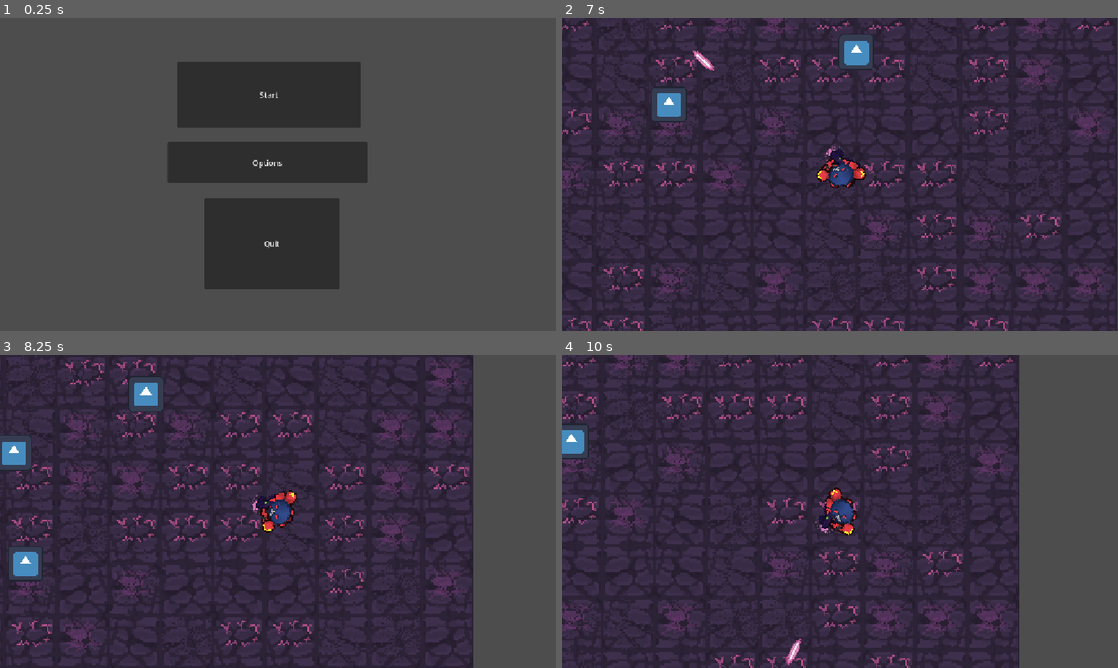
Above: before the commit, frames 1-4 (two rows, left to right).
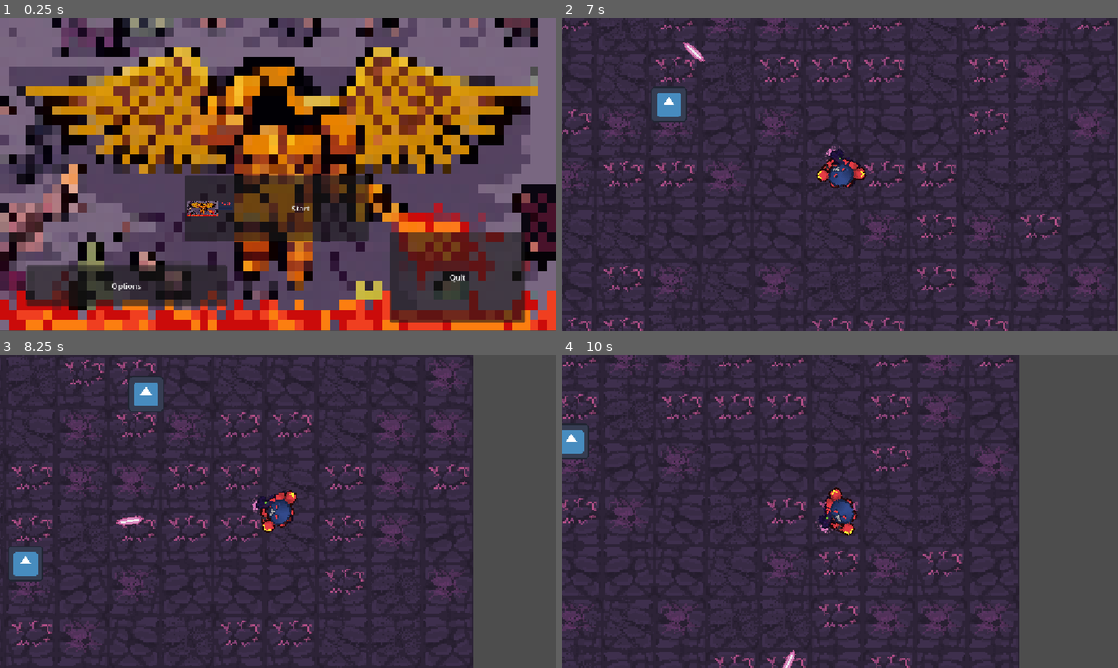
Above: after the commit, the same moments.

Repository: jalqau/Kingowen
Game: Godot game, scene res://scenes/main_menu.tscn
Same seed, same stepped clock (60 frames per second), same inputs: the game is played once before the commit and once after it. The engine's default icon, where the game draws it, is replaced by a stand-in: a white triangle on a blue panel in a dark square.
Inputs (mouse positions are in pixels of both pictures, inside the frame that each line leads up to):
- Up to frame 1 (0.25 s): no input
- Up to frame 2 (7 s): click "Start" at 0.5 s; tap Enter at 1.25 s; move the mouse to (962, 158) at 1.27 s; hold D (move_right) 1.28-2.03 s; click (962, 158) at 1.35 s; move the mouse to (728, 190) at 2.02 s; hold S (move_down) 2.03-2.78 s; click (728, 190) at 2.1 s; move the mouse to (895, 105) at 2.77 s; hold D (move_right) 2.78-3.53 s; tap 1 (weapon_1) at 2.85, 5.85 s; click (895, 105) at 3.05 s; move the mouse to (812, 237) at 3.52 s; hold W (move_up) 3.53-4.28 s; tap 2 (weapon_2) at 3.6, 6.6 s; click (812, 237) at 3.8 s; move the mouse to (1006, 221) at 4.27 s; hold A (move_left) 4.28-5.78 s; click (1006, 221) at 4.35 s; move the mouse to (673, 127) at 5.02 s; click (673, 127) at 5.1 s; move the mouse to (867, 174) at 5.77 s; hold S (move_down) 5.78-6.53 s; click (867, 174) at 6.05 s; move the mouse to (756, 96) at 6.52 s; hold D (move_right) from 6.53 s (still down); click (756, 96) at 6.8 s
- Up to frame 3 (8.25 s): move the mouse to (400, 495) at 7.27 s; release D (move_right) at 7.28 s; hold W (move_up) 7.28-8.03 s; click (400, 495) at 7.35 s; move the mouse to (166, 527) at 8.02 s; hold D (move_right) from 8.03 s (still down); click (166, 527) at 8.1 s
- Up to frame 4 (10 s): move the mouse to (895, 442) at 8.77 s; release D (move_right) at 8.78 s; hold S (move_down) 8.78-9.53 s; tap 1 (weapon_1) at 8.85 s; click (895, 442) at 9.05 s; move the mouse to (812, 574) at 9.52 s; hold A (move_left) from 9.53 s (still down); tap 2 (weapon_2) at 9.6 s; click (812, 574) at 9.8 s

The runs differ from the first frame. In frame 1, 78% of the frame differs, in the area x 0-100%, y 0-100%; in frame 2, 0.7%; in frame 3, 0.5%; in frame 4, 0.1%.

Commit message:
баги исправил

Diff:
--- a/components/bullet.gd
+++ b/components/bullet.gd
@@ -16,7 +16,7 @@
 	global_position=pos
 	global_rotation=rota
 
-func _physics_process(delta: float) -> void:
+func _physics_process(_ыdelta: float) -> void:
 	velocity = Vector2.RIGHT.rotated(dir) * speed
 	move_and_slide()
 
--- a/components/firearm.gd
+++ b/components/firearm.gd
@@ -3,9 +3,11 @@
 
 @export var bullet_scene: PackedScene
 @onready var muzzle: Marker2D = $Muzzle
+@onready var sound: AudioStreamPlayer2D = $Sound
 
 func attack() -> void:
 	print("fire")
+	sound.play()
 
 	var bullet = bullet_scene.instantiate()
 
--- a/components/weapon.gd
+++ b/components/weapon.gd
@@ -11,7 +11,7 @@
 
 func _on_hitbox_component_area_entered(area: Area2D) -> void:
 	if area is HitboxComponent:
-		var hitbox : HitboxComponent = area
+		var _hitbox : HitboxComponent = area
 
 		var hit_data = Attack.new()
 		hit_data.attack_damage = attack_damage
--- a/enemy/dummy.tscn
+++ b/enemy/dummy.tscn
@@ -15,7 +15,7 @@
 texture = ExtResource("1_6m2ry")
 
 [node name="HealthComponent" parent="." unique_id=2135486099 instance=ExtResource("2_w4gkx")]
-MAX_HEALTH = 20.0
+MAX_HEALTH = 10.0
 
 [node name="HitboxComponent" parent="." unique_id=493860781 node_paths=PackedStringArray("health_component") instance=ExtResource("3_fva3d")]
 collision_layer = 2
--- a/player/player.gd
+++ b/player/player.gd
@@ -43,7 +43,7 @@
 	state = PlayerState.IDLE
 
 
-func _physics_process(delta: float) -> void:
+func _physics_process(_delta: float) -> void:
 	move()
 	handle_weapon_switch()
 	process_animation()
--- a/player/player.tscn
+++ b/player/player.tscn
@@ -3,10 +3,10 @@
 [ext_resource type="Script" uid="uid://bs1v5088easgk" path="res://player/player.gd" id="1_oul6g"]
 [ext_resource type="Script" uid="uid://cq4femnbq1038" path="res://scenes/hitbox_component.gd" id="3_g1dw6"]
 [ext_resource type="Texture2D" uid="uid://divwog21i6yo1" path="res://sprites/player-neo (3).png" id="3_g6k8r"]
-[ext_resource type="Script" uid="uid://xtx7jvj3h2yv" path="res://scenes/health_component.gd" id="3_yw30f"]
 [ext_resource type="Texture2D" uid="uid://c5v1ooabmmrrg" path="res://sprites/player-neo.png" id="4_dqkch"]
 [ext_resource type="PackedScene" uid="uid://dp0p3bufyb4b7" path="res://weapons/firearm/laser_gun.tscn" id="5_boad6"]
 [ext_resource type="PackedScene" uid="uid://djxe6jqr1xdgi" path="res://weapons/melee_weapon/sword.tscn" id="5_qlg0r"]
+[ext_resource type="PackedScene" uid="uid://dmh14whvcbahq" path="res://scenes/health_component.tscn" id="7_boad6"]
 
 [sub_resource type="AtlasTexture" id="AtlasTexture_d2wvv"]
 atlas = ExtResource("4_dqkch")
@@ -169,5 +169,4 @@
 shape = SubResource("RectangleShape2D_vu0qy")
 debug_color = Color(0.99742216, 0, 0.17616406, 0.41960785)
 
-[node name="HealthComponent" type="Node2D" parent="." unique_id=1344405089]
-script = ExtResource("3_yw30f")
+[node name="HealthComponent" parent="." unique_id=2135486099 instance=ExtResource("7_boad6")]
--- a/scenes/health_component.gd
+++ b/scenes/health_component.gd
@@ -2,6 +2,7 @@
 class_name HealthComponent
 
 @export var MAX_HEALTH := 100.0
+@onready var sound: AudioStreamPlayer2D = $Sound
 var health : float
 
 func _ready() -> void:
@@ -9,6 +10,7 @@
 
 func damage(attack: Attack):
 	health -= attack.attack_damage
+	sound.play()
 
 	if health <= 0 :
 		get_parent().queue_free()
--- a/scenes/health_component.tscn
+++ b/scenes/health_component.tscn
@@ -1,6 +1,10 @@
 [gd_scene format=3 uid="uid://dmh14whvcbahq"]
 
 [ext_resource type="Script" uid="uid://xtx7jvj3h2yv" path="res://scenes/health_component.gd" id="1_a1tyf"]
+[ext_resource type="AudioStream" uid="uid://cbequ526hkqgl" path="res://sounds/hitHurt.wav" id="2_q21hc"]
 
 [node name="HealthComponent" type="Node2D" unique_id=2135486099]
 script = ExtResource("1_a1tyf")
+
+[node name="Sound" type="AudioStreamPlayer2D" parent="." unique_id=145108855]
+stream = ExtResource("2_q21hc")
--- a/scenes/main_menu.tscn
+++ b/scenes/main_menu.tscn
@@ -1,9 +1,15 @@
 [gd_scene format=3 uid="uid://hmfqn6opgnya"]
 
 [ext_resource type="Script" uid="uid://b0loj817vq03j" path="res://scenes/main_menu.gd" id="1_l6cm7"]
+[ext_resource type="Texture2D" uid="uid://cpng5smplof1o" path="res://sprites/menu.png" id="2_ekxnf"]
 
 [node name="Main menu" type="Node2D" unique_id=1382680348]
 script = ExtResource("1_l6cm7")
+
+[node name="Menu" type="Sprite2D" parent="." unique_id=439151857]
+position = Vector2(863.5, 322.5)
+scale = Vector2(17.98958, 20.15625)
+texture = ExtResource("2_ekxnf")
 
 [node name="Button_manager" type="Control" parent="." unique_id=246705956]
 layout_mode = 3
@@ -13,26 +19,27 @@
 
 [node name="Start" type="Button" parent="Button_manager" unique_id=1054419122]
 layout_mode = 0
-offset_left = 367.0
-offset_top = 91.0
-offset_right = 748.0
-offset_bottom = 227.0
+offset_left = 383.0
+offset_top = 326.0
+offset_right = 764.0
+offset_bottom = 462.0
 text = "Start"
+icon = ExtResource("2_ekxnf")
 
 [node name="Options" type="Button" parent="Button_manager" unique_id=154791937]
 layout_mode = 0
-offset_left = 347.0
-offset_top = 257.0
-offset_right = 762.0
-offset_bottom = 342.0
+offset_left = 55.0
+offset_top = 512.0
+offset_right = 470.0
+offset_bottom = 597.0
 text = "Options"
 
 [node name="Quit" type="Button" parent="Button_manager" unique_id=1505871518]
 layout_mode = 0
-offset_left = 423.0
-offset_top = 373.0
-offset_right = 703.40674
-offset_bottom = 561.0
+offset_left = 808.0
+offset_top = 443.0
+offset_right = 1088.4067
+offset_bottom = 631.0
 text = "Quit"
 
 [connection signal="pressed" from="Button_manager/Start" to="." method="_on_start_pressed"]
--- a/test/test.tscn
+++ b/test/test.tscn
@@ -8,11 +8,11 @@
 
 [node name="Level1" parent="." unique_id=1348367504 instance=ExtResource("1_8a8pi")]
 
+[node name="dummy" parent="Level1" unique_id=1815737284 instance=ExtResource("2_65205")]
+position = Vector2(64, 0)
+
 [node name="dummy2" parent="Level1" unique_id=363651682 instance=ExtResource("2_65205")]
 position = Vector2(23, -72)
-
-[node name="dummy" parent="Level1" unique_id=1815737284 instance=ExtResource("2_65205")]
-position = Vector2(64, 0)
 
 [node name="dummy3" parent="Level1" unique_id=1754687329 instance=ExtResource("2_65205")]
 position = Vector2(-58, -36)
--- a/weapons/firearm/laser_gun.tscn
+++ b/weapons/firearm/laser_gun.tscn
@@ -2,6 +2,7 @@
 
 [ext_resource type="Script" uid="uid://dr546041kplr7" path="res://components/firearm.gd" id="1_o6pse"]
 [ext_resource type="PackedScene" uid="uid://bvqw6gd015mx1" path="res://weapons/firearm/laser.tscn" id="2_o6pse"]
+[ext_resource type="AudioStream" uid="uid://cpivv8fbuhecq" path="res://sounds/random (2).wav" id="3_w5nir"]
 
 [node name="LaserGun" type="Node2D" unique_id=859444488]
 script = ExtResource("1_o6pse")
@@ -10,10 +11,8 @@
 knockback_force = 100.0
 stun_time = 1.0
 
-[node name="RayCast2D" type="RayCast2D" parent="." unique_id=861103434]
-position = Vector2(14, 5)
-target_position = Vector2(40, 0)
-collide_with_areas = true
+[node name="Muzzle" type="Marker2D" parent="." unique_id=250342399]
+position = Vector2(22, 5)
 
-[node name="Muzzle" type="Marker2D" parent="." unique_id=250342399]
-position = Vector2(14, 5)
+[node name="Sound" type="AudioStreamPlayer2D" parent="." unique_id=618643129]
+stream = ExtResource("3_w5nir")
--- a/weapons/melee_weapon/sword.gd
+++ b/weapons/melee_weapon/sword.gd
@@ -11,6 +11,7 @@
 	if is_swinging:
 		return
 	is_swinging = true
+	print('attack')
 
 	attack_area.set_deferred("monitoring", true)
 	await get_tree().create_timer(hit_time).timeout
Not shown, added: sounds/hitHurt.wav.import
Not shown, added: sounds/laserShoot.wav.import
Not shown, added: sounds/random (2).wav.import
Binary file added: sprites/menu.png
Not shown, added: sprites/menu.png.import
Not shown, added: sounds/hitHurt.wav
Not shown, added: sounds/laserShoot.wav
Not shown, added: sounds/random (2).wav
